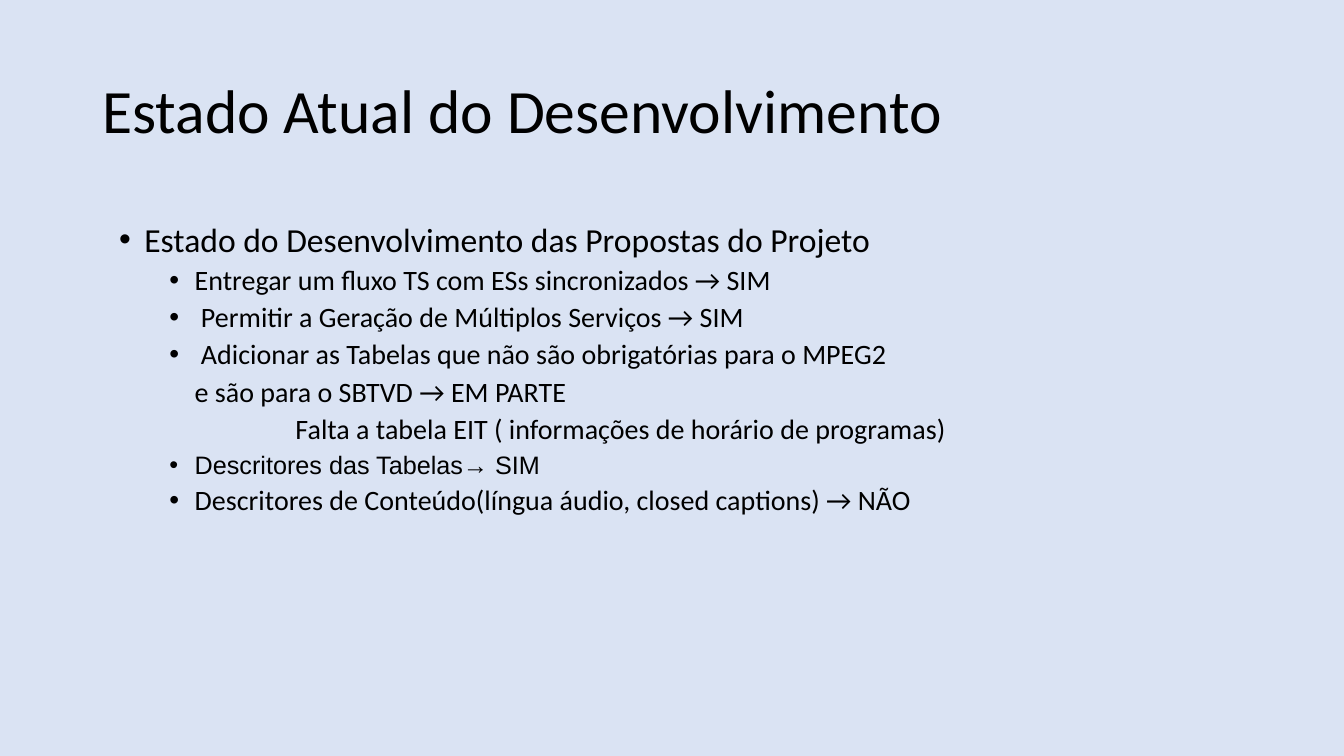
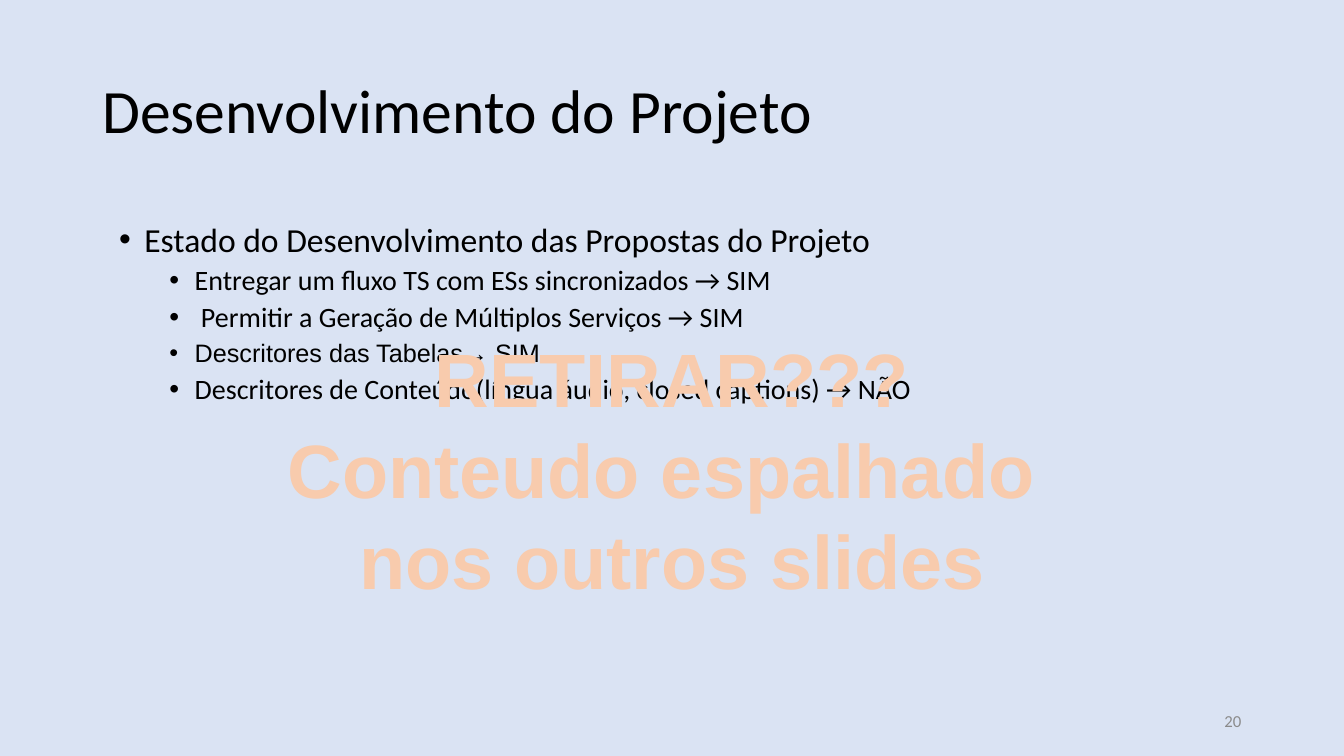
Before and after one commit to nasall2/TCC, a slide deck: slide 20 of relatorio/abntex2-modelos-1.9.2/figuras/apresentacao.pptx (slide 19 before the commit). Drawn at 1344x756 pixels with LibreOffice and Linux fonts; fonts in the diff are those of the drawing. Boxes give left, top, right and bottom in pixels: in the first picture for what was removed or moved away, otherwise in the second. Text is boxed around its words. In the diff, an @@ line names an element or a change of style, - is before the commit and + after.

```diff
--- a/relatorio/abntex2-modelos-1.9.2/figuras/apresentacao.pptx
+++ b/relatorio/abntex2-modelos-1.9.2/figuras/apresentacao.pptx
@@ text at (x1=102, y1=90, x2=811, y2=144): text changed @@
-Estado Atual do Desenvolvimento
+Desenvolvimento do Projeto
@@ text at (x1=195, y1=344, x2=945, y2=444): paragraphs removed @@
-  • Adicionar as Tabelas que não são obrigatórias para o MPEG2
-  e são para o SBTVD → EM PARTE
-  Falta a tabela EIT ( informações de horário de programas)
@@ text added at (x1=435, y1=347, x2=909, y2=407), 54 pt, text #F8CBAD, bold @@
+RETIRAR???
+Conteudo espalhado
+nos outros slides
@@ page number added at (x1=1224, y1=716, x2=1241, y2=727), 12 pt, text #8C8C8C @@
+20
```
Also in this commit, not shown: 18 other slides changed, 4 slides added, 3 slides removed.
